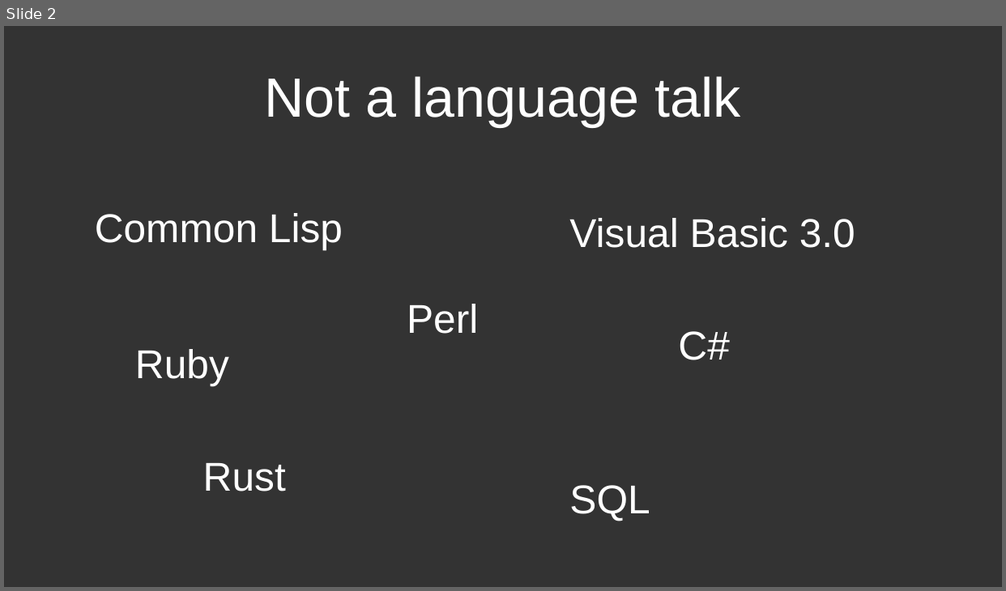
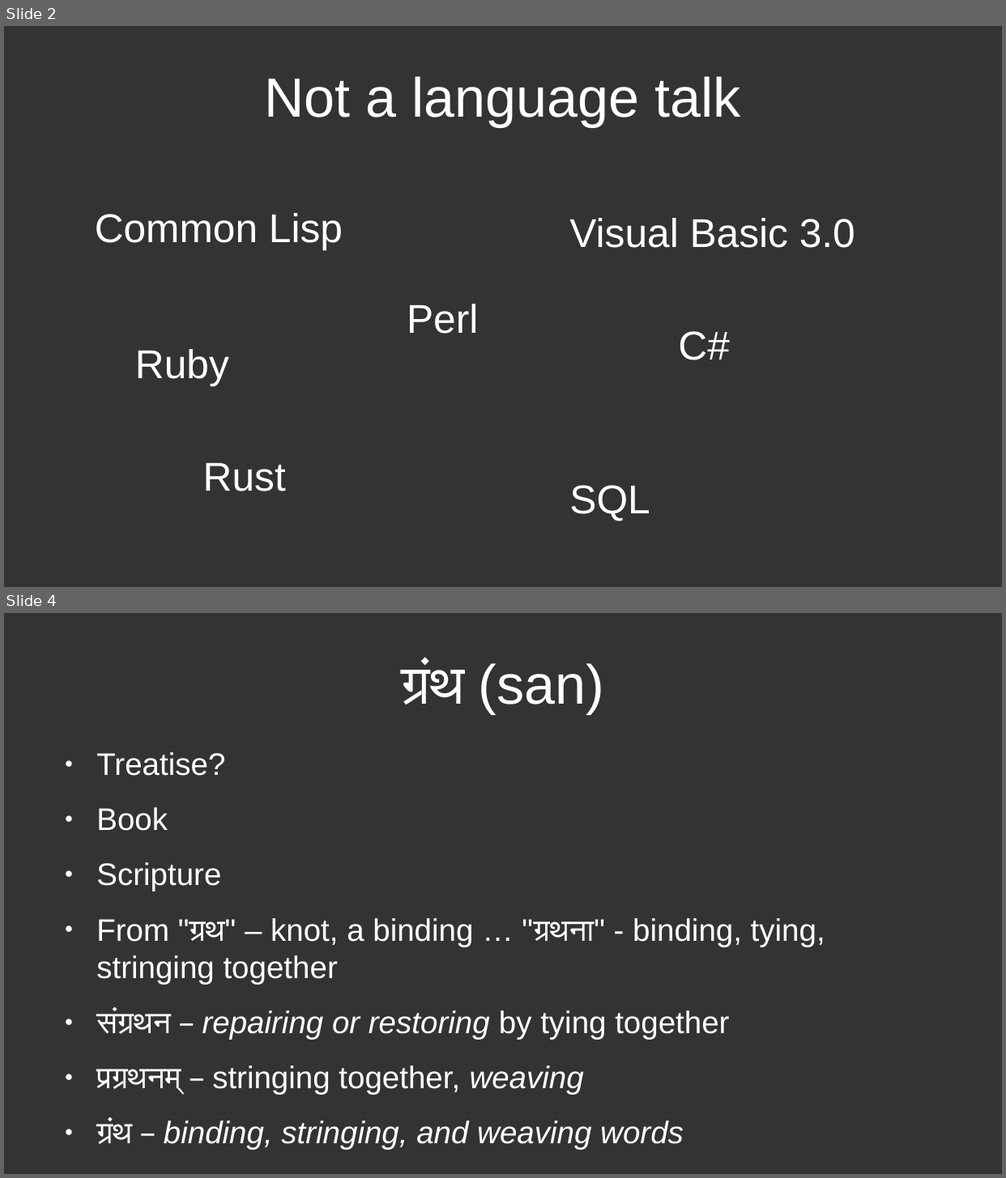
Before and after one commit to deobald/talks, a slide deck: 2024-03-23-inclojure-keynote/talk.odp. Shown one above the other, each under a label of ours: slide 2 before the commit, slides 2 and 4 after it; the slides between them are not shown. The pictures are 1006x591 and 1006x1178 pixels, drawn with LibreOffice and Linux fonts; fonts in the diff are those of the drawing. Boxes give left, top, right and bottom in pixels: in the first picture for what was removed or moved away, otherwise in the second. Text is boxed around its words. In the diff, an @@ line names an element or a change of style, - is before the commit and + after.

```diff
--- a/2024-03-23-inclojure-keynote/talk.odp
+++ b/2024-03-23-inclojure-keynote/talk.odp
@@ slide 4 added at <box>4,613,1002,1174</box>, background #333333 @@
@@ title added at <box>402,661,605,714</box>, 44 pt, text #FFFFFF @@
+ग्रंथ (san)
@@ text added at <box>96,752,825,1150</box>, 24.8 pt, text #FFFFFF @@
+● Treatise?
+● Book
+● Scripture
+● From "ग्रथ" – knot, a binding … "ग्रथना" - binding, tying, stringing together
+● संग्रथन – repairing or restoring by tying together
+● प्रग्रथनम् – stringing together, weaving
+● ग्रंथ – binding, stringing, and weaving words
```
Also in this commit, not shown: 15 other slides added, 8 other files.
